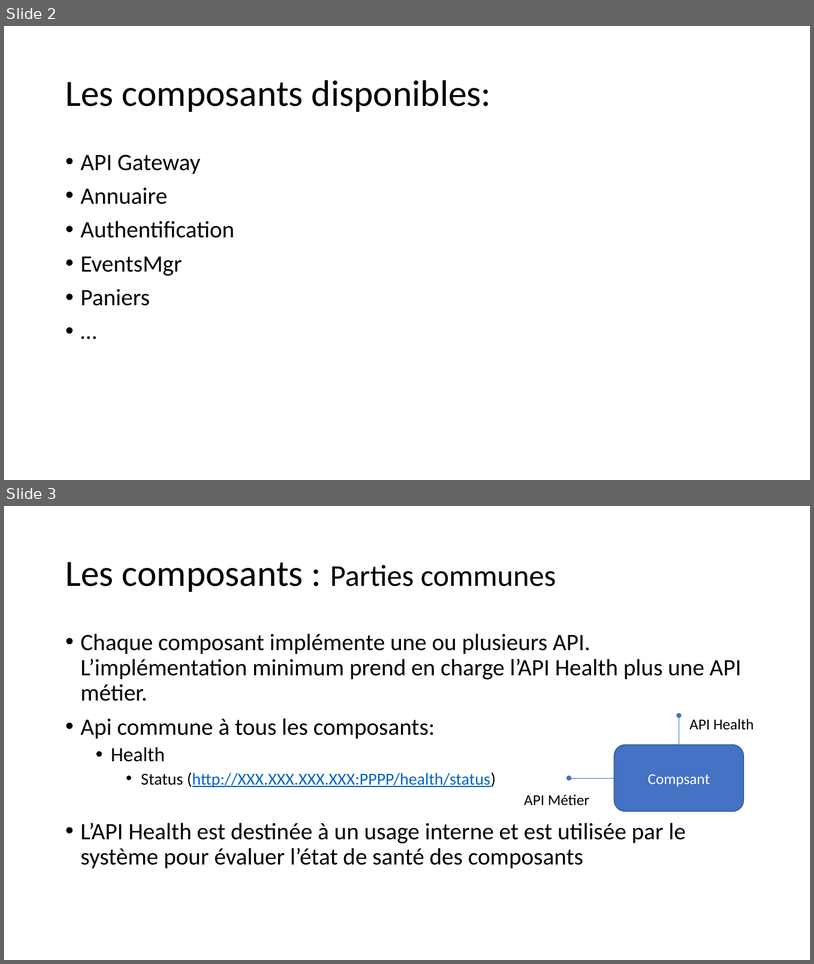
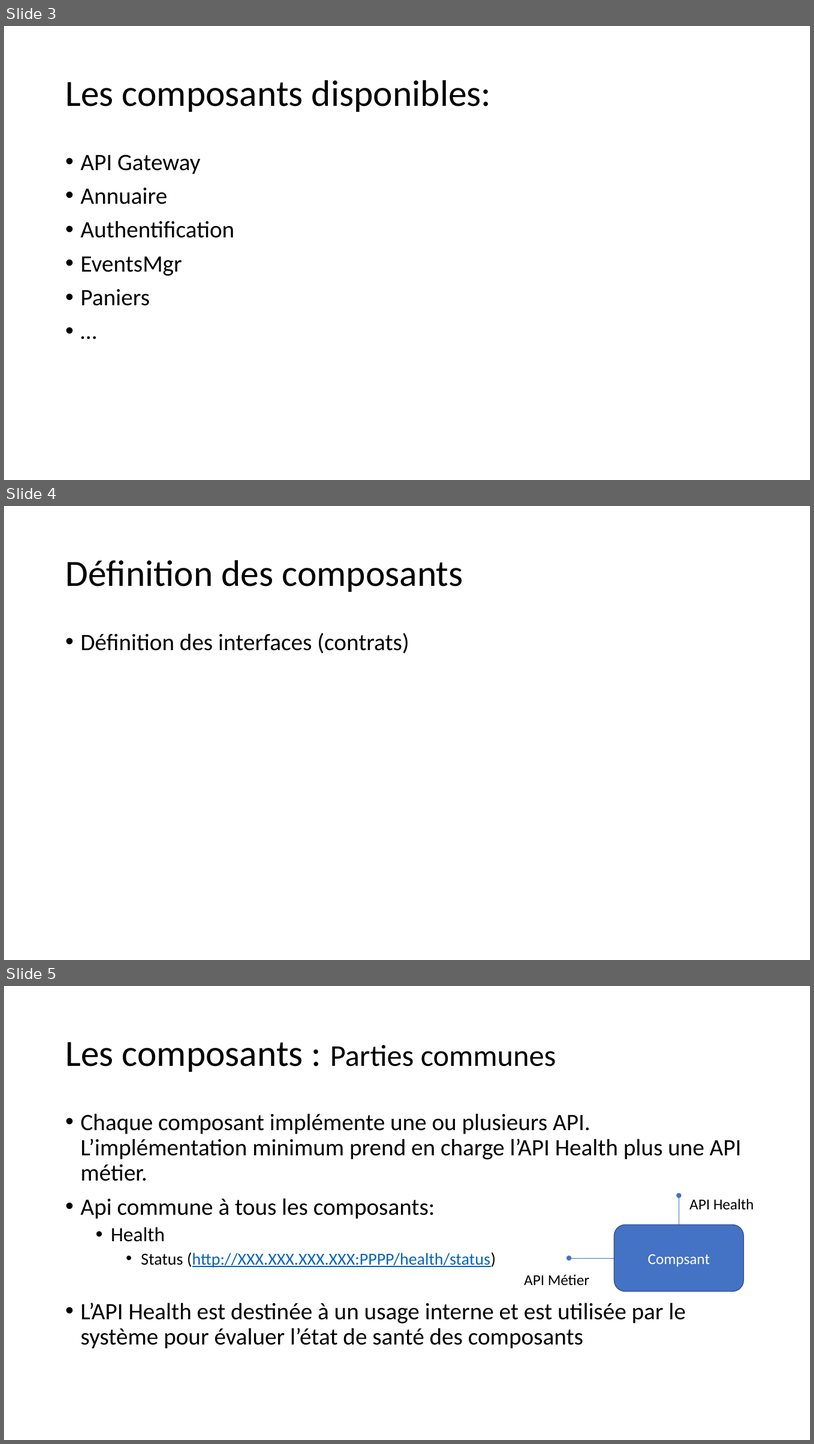
Before and after one commit to apulcino/MSAFO, a slide deck: maquette.pptx. Shown one above the other, each under a label of ours: slides 2 and 3 before the commit, slides 3, 4 and 5 after it. The pictures are 814x964 and 814x1444 pixels, drawn with LibreOffice and Linux fonts; fonts in the diff are those of the drawing. Boxes give left, top, right and bottom in pixels: in the first picture for what was removed or moved away, otherwise in the second. Text is boxed around its words. In the diff, an @@ line names an element or a change of style, - is before the commit and + after.

```diff
--- a/maquette.pptx
+++ b/maquette.pptx
@@ slide 4 added at [4,506,810,960], background #FFFFFF @@
@@ title added at [65,560,464,592], 44 pt, text #000000 @@
+Définition des composants
@@ text added at [81,633,410,654], 28 pt, text #000000 @@
+• Définition des interfaces (contrats)
@@ what was slide 2 is now slide 3 @@
@@ what was slide 3 is now slide 5 @@
```
Also in this commit, not shown: 1 other slide added, 6 other files.
